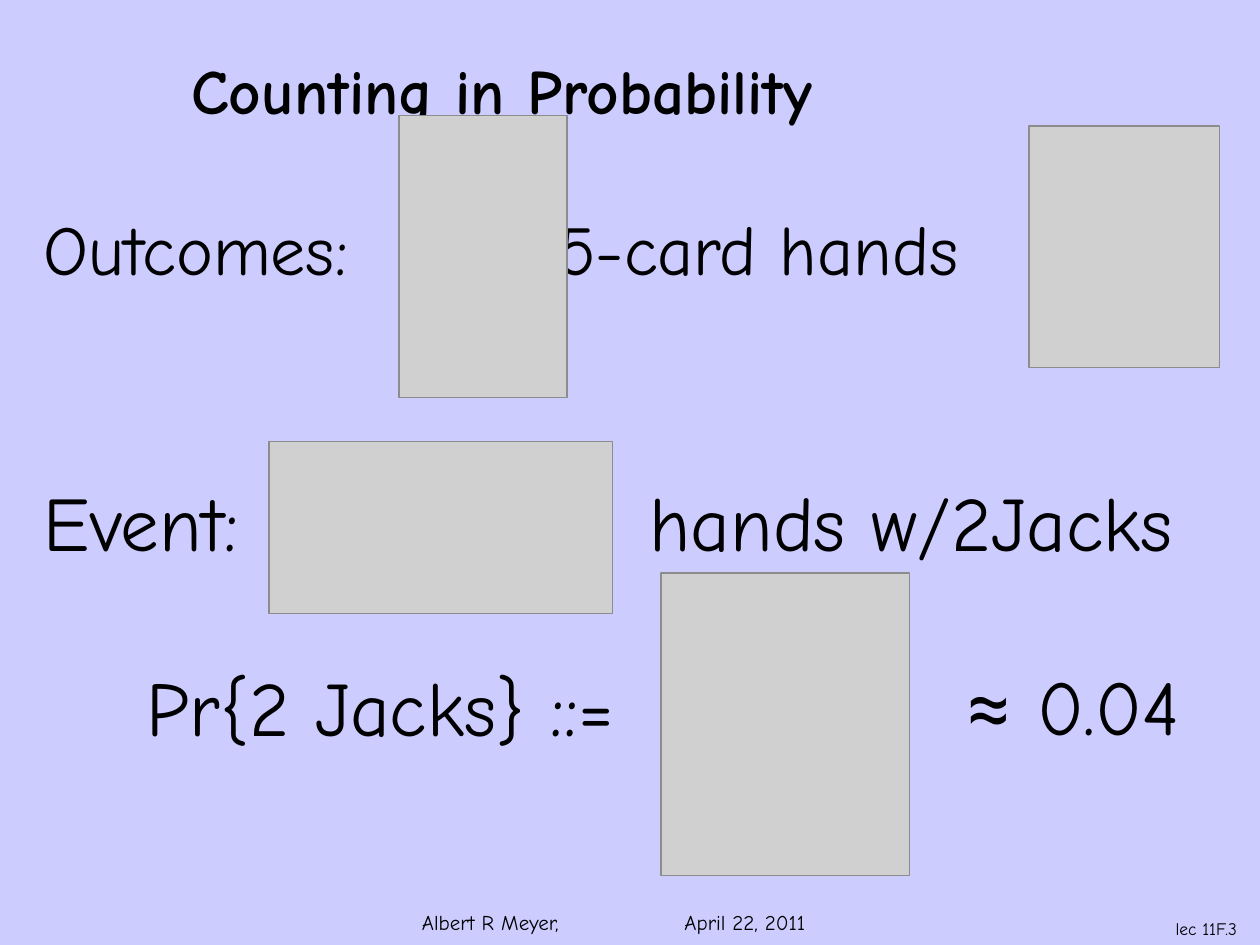
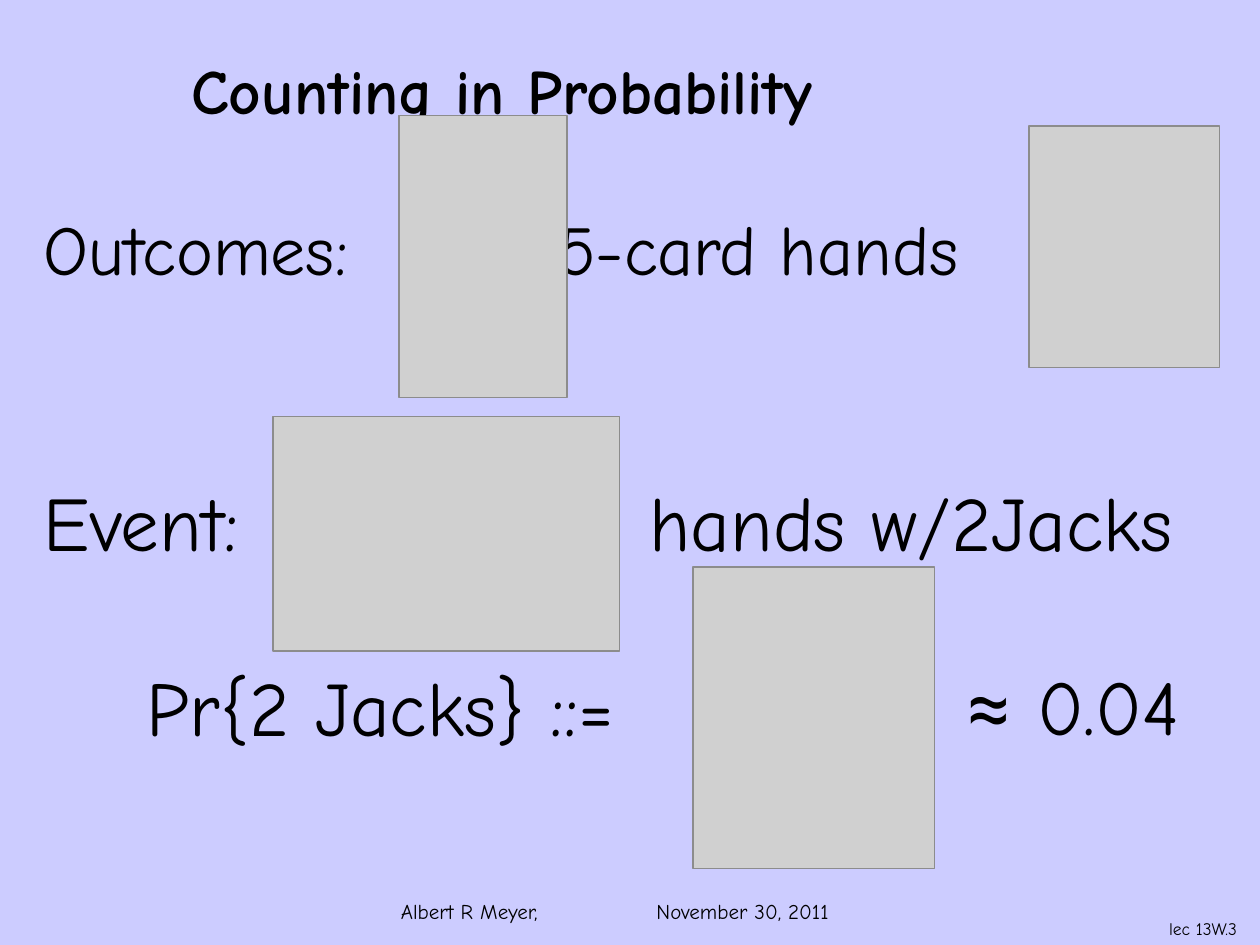
Before and after one commit to armeyer/mcs_web, a slide deck: slide 3 of fall11/slidesF11/slides13w.pptx. Drawn at 1260x945 pixels with LibreOffice and Linux fonts; fonts in the diff are those of the drawing; grey boxes stand for pictures; background and template pictures are left out. Boxes give left, top, right and bottom in pixels: in the first picture for what was removed or moved away, otherwise in the second. Text is boxed around its words. In the diff, an @@ line names an element or a change of style, - is before the commit and + after.

```diff
--- a/fall11/slidesF11/slides13w.pptx
+++ b/fall11/slidesF11/slides13w.pptx
@@ picture resized from (x1=268, y1=442, x2=612, y2=614) to (x1=273, y1=416, x2=620, y2=650) @@
@@ picture resized from (x1=662, y1=573, x2=910, y2=876) to (x1=693, y1=567, x2=935, y2=869) @@
@@ text at (x1=401, y1=904, x2=828, y2=923): text changed @@
-Albert R Meyer, April 22, 2011
+Albert R Meyer, November 30, 2011
@@ page number at (x1=1169, y1=923, x2=1237, y2=935): text changed @@
-lec 11F.3
+lec 13W.3
```
Also in this commit, not shown: 31 other slides changed, 7 other files.
